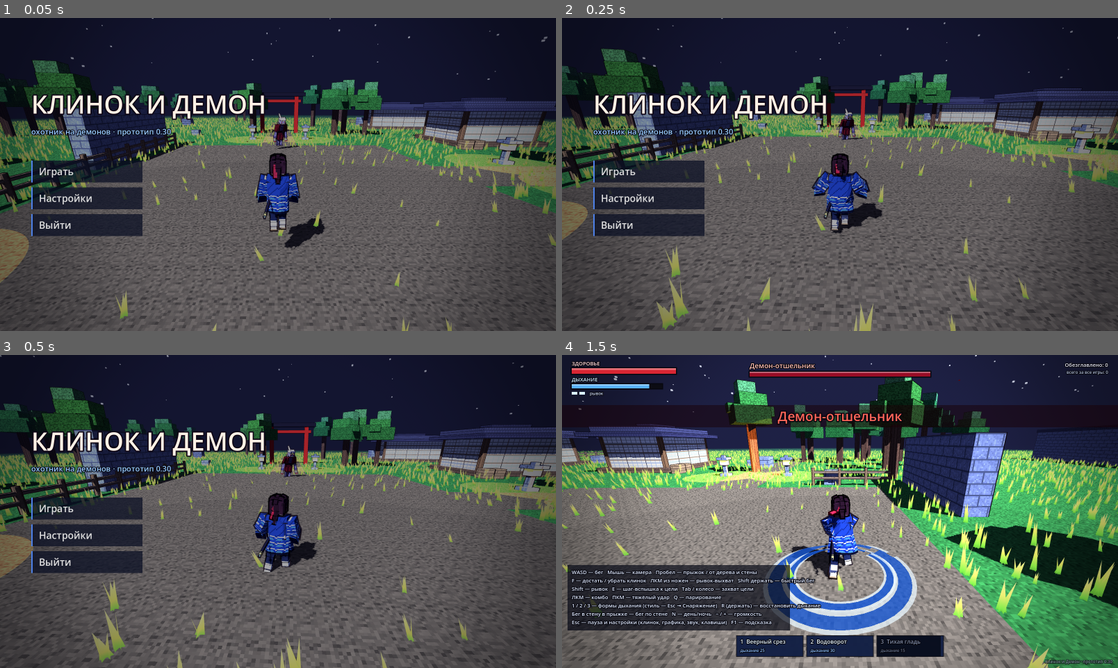
Above: before the commit, frames 1-4 (two rows, left to right).
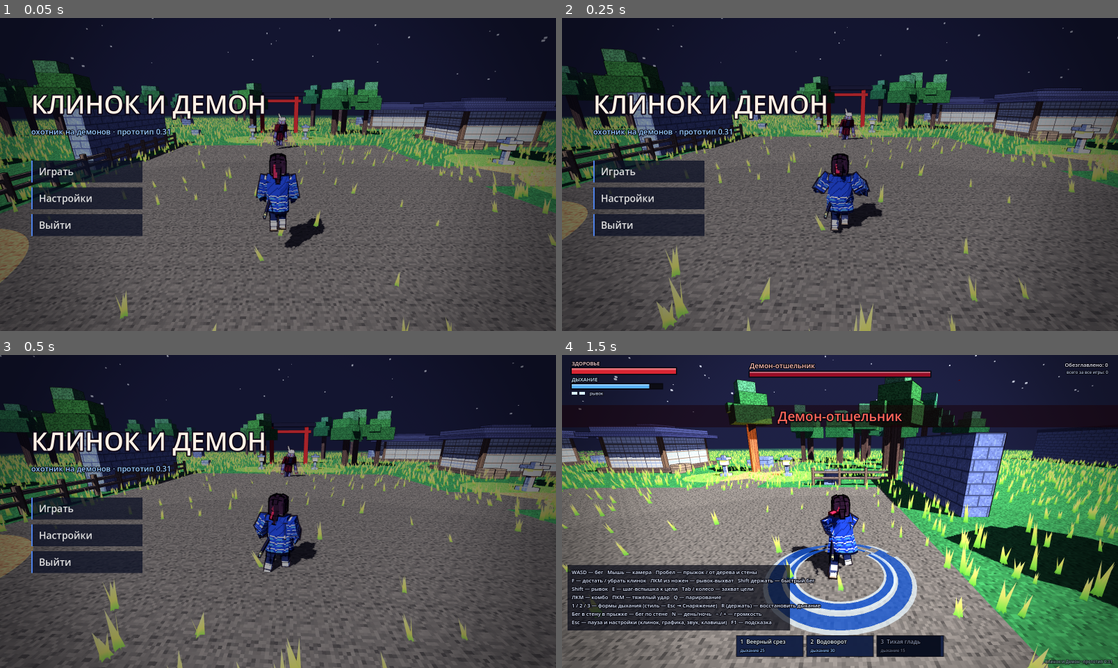
Above: after the commit, the same moments.

Repository: Tsenze13/DemonSlatarME
Game: Godot game, scene res://main.tscn
Same seed, same stepped clock (60 frames per second), same inputs: the game is played once before the commit and once after it.
Inputs (mouse positions are in pixels of both pictures, inside the frame that each line leads up to):
- Up to frame 1 (0.05 s): no input
- Up to frame 2 (0.25 s): no input
- Up to frame 3 (0.5 s): no input
- Up to frame 4 (1.5 s): click "Играть" at 0.5 s; tap Enter at 1.25 s; move the mouse to (867, 511) at 1.27 s; hold Up from 1.28 s (still down); tap 3 (form3) at 1.35 s; click (867, 511) at 1.42 s

The runs differ from the first frame. In frame 1, less than 0.1% of the frame differs, in the area x 30-58%, y 30-70%; in frame 2, 0.1%, in the area x 30-57%, y 29-64%; in frame 3, 0.1%; in frame 4, less than 0.1%.

Commit message:
Клинок и Демон v0.31: своя цепь из колец у торца навершия (кольцо модели убрано), карманы рукавов не залетают в руки
Co-Authored-By: Claude Opus 5.5 <noreply@anthropic.com>
Claude-Session: https://claude.ai/code/session_01G3h9Yu3TGjLRQLW4GY5QkV

Diff:
--- a/project.godot
+++ b/project.godot
@@ -4,7 +4,7 @@
 [application]
 
 config/name="Клинок и Демон"
-config/version="0.30"
+config/version="0.31"
 run/main_scene="res://main.tscn"
 config/features=PackedStringArray("4.7", "GL Compatibility")
 
--- a/scripts/autotest.gd
+++ b/scripts/autotest.gd
@@ -360,6 +360,14 @@
 			for q in c.pos:
 				hi = maxf(hi, (torso.global_transform.affine_inverse() * q).y)
 	check(hi < 0.5, "хаори не выше плеч (%.2f)" % hi)
+	# карманы рукавов на бегу остаются под рукой (с нижней стороны предплечья)
+	var in_arm := 0
+	for c in p.cloths:
+		if c.mode == "blocks" and c != p.haori_body:
+			for q in c.pos:
+				if (c.attach.global_transform.affine_inverse() * q).z > -0.07:
+					in_arm += 1
+	check(in_arm == 0, "рукава не залетают в руки на бегу (%d)" % in_arm)
 	# тяжёлый удар с наклоном корпуса: хаори не тянется и не уходит вперёд, под живот
 	p.auto_move = Vector2.ZERO
 	p.sprinting = false
--- a/scripts/chain.gd
+++ b/scripts/chain.gd
@@ -22,10 +22,9 @@
 	top_level = true
 	pos.resize(n)
 	prev.resize(n)
-	var dark := Vox.cel_mat(Color(0.42, 0.42, 0.48), true, 0.0, 0.012)
-	var light := Vox.cel_mat(Color(0.7, 0.7, 0.76), true, 0.1, 0.012)
-	var bm := BoxMesh.new()
-	bm.size = Vector3(0.014, 0.034, LINK * 1.2)
+	var dark := Vox.cel_mat(Color(0.42, 0.42, 0.48), true, 0.0, 0.004)
+	var light := Vox.cel_mat(Color(0.7, 0.7, 0.76), true, 0.1, 0.004)
+	var bm := _link_mesh()
 	for i in MAX_LINKS:
 		var mi := MeshInstance3D.new()
 		mi.mesh = bm
@@ -35,6 +34,30 @@
 		add_child(mi)
 		links.append(mi)
 	reset()
+
+# Звено — настоящее кольцо: две продольные планки и две перемычки с дыркой посередине.
+# Соседние звенья повёрнуты на 90° и заходят друг в друга.
+static var _lm: ArrayMesh
+static func _link_mesh() -> ArrayMesh:
+	if _lm:
+		return _lm
+	var st := SurfaceTool.new()
+	st.begin(Mesh.PRIMITIVE_TRIANGLES)
+	var l := LINK * 1.45
+	var w := 0.036
+	var t := 0.011
+	var parts := [
+		[Vector3(t, t, l), Vector3(0, (w - t) * 0.5, 0)],
+		[Vector3(t, t, l), Vector3(0, -(w - t) * 0.5, 0)],
+		[Vector3(t, w, t), Vector3(0, 0, (l - t) * 0.5)],
+		[Vector3(t, w, t), Vector3(0, 0, -(l - t) * 0.5)],
+	]
+	for pr in parts:
+		var bm := BoxMesh.new()
+		bm.size = pr[0]
+		st.append_from(bm, 0, Transform3D(Basis.IDENTITY, pr[1]))
+	_lm = st.commit()
+	return _lm
 
 func reset() -> void:
 	for i in n:
--- a/scripts/player.gd
+++ b/scripts/player.gd
@@ -543,9 +543,11 @@
 	# (при поднятой руке — снизу, при опущенной — сзади), за тело не заходит
 	for nm in ["r", "l"]:
 		var fore: Node3D = arms[nm][1]
-		# верх кармана спрятан внутри рукава — снаружи он выглядит продолжением рукава вниз
+		# верх кармана спрятан внутри рукава — снаружи он выглядит продолжением рукава вниз.
+		# Ткань пришита к предплечью и живёт в его системе: карман всегда с нижней
+		# стороны руки (плоскость z ≤ −0.08), в руку при беге не залетает
 		var sx := -0.01 if nm == "r" else 0.01
-		var sl = _make_cloth(torso, [[fore, Vector3(sx, 0.02, -0.08)], [fore, Vector3(sx, -0.07, -0.085)], [fore, Vector3(sx, -0.16, -0.09)]], 3, 0.1)
+		var sl = _make_cloth(fore, [Vector3(sx, 0.02, -0.08), Vector3(sx, -0.07, -0.085), Vector3(sx, -0.16, -0.09)], 3, 0.1)
 		sl.stiff = 0.8
 		sl.wind = 0.25
 		sl.gravity = 16.0
@@ -553,11 +555,16 @@
 		sl.u_step = 0.06          # узор того же масштаба, что на рукаве и полах
 		sl.v_from = 0.76          # низ узора — кайма, как у подола
 		sl.v_to = 1.0
-		sl.max_lift = 2.0         # рука поднимается — карман вместе с ней
-		sl.push_ellipse = Vector2(0.3, 0.2)
-		sl.push_y_max = 0.62
+		sl.max_lift = 2.0
+		sl.push_ellipse = Vector2.ZERO
+		sl.push_plane_z = -0.08
+		sl.push_dir = -1.0
+		sl.push_y_max = 99.0
 		sl.iters = 6
-		sl.lift_ref = model
+		# плечо и спина — тоже препятствия
+		# (к радиусу добавляется половина толщины кармана — 0.125)
+		sl.colliders.append([arms[nm][0], Vector3(0, 0.0, 0), Vector3(0, -0.12, 0), 0.0])
+		sl.colliders.append([torso, Vector3(0, 0.08, -0.02), Vector3(0, 0.42, -0.02), 0.03])
 	# хвост волос и лента
 	var tail = MeshInstance3D.new()
 	tail.set_script(Cloth)
--- a/scripts/sword_lib.gd
+++ b/scripts/sword_lib.gd
@@ -178,10 +178,11 @@
 	# у тесаков на цепи в модели есть обрывок цепи за навершием — его прячем,
 	# наша цепь крепится прямо к кольцу навершия (pommel)
 	if strip_tail:
-		var pe := pommel(i) + 0.005
+		var pe := pommel(i) + 0.004
 		for mi in copy.find_children("*", "MeshInstance3D", true, false):
 			var bb: AABB = _info[i].xform * (_rel(mi, copy) * (mi as MeshInstance3D).get_aabb())
-			if bb.get_center().y > pe:
+			# всё, что выходит за торец навершия: кольцо и звенья цепи из модели
+			if bb.get_center().y > 0.0 and bb.end.y > pe:
 				mi.visible = false
 	if _sword_sh == null:
 		_sword_sh = load("res://shaders/sword.gdshader")
@@ -239,12 +240,6 @@
 	var cur := 0.0
 	var cx := 0.0
 	var cz := 0.0
-	for bb in hb:
-		if bb.position.y <= cur + 0.012:
-			if bb.end.y > cur:
-				cx = bb.get_center().x
-				cz = bb.get_center().z
-			cur = maxf(cur, bb.end.y)
 	# центр рукояти — по самому длинному блоку (обмотка рукояти)
 	var longest := 0.0
 	for bb in hb:
@@ -252,6 +247,13 @@
 			longest = bb.size.y
 			cx = bb.get_center().x
 			cz = bb.get_center().z
+	# идём от гарды по блокам, стоящим на оси рукояти; кольцо цепи сбоку от оси — не рукоять
+	for bb: AABB in hb:
+		var c: Vector3 = bb.get_center()
+		if absf(c.x - cx) > 0.012 or absf(c.z - cz) > 0.012:
+			continue
+		if bb.position.y <= cur + 0.012:
+			cur = maxf(cur, bb.end.y)
 	if cur < 0.05:
 		cur = _info[i].handle
 	_pommels[i] = Vector3(cx, cur, cz)
Not shown, changed: docs/ПРОЧТИ.txt
Not shown, changed: CLAUDE.md
